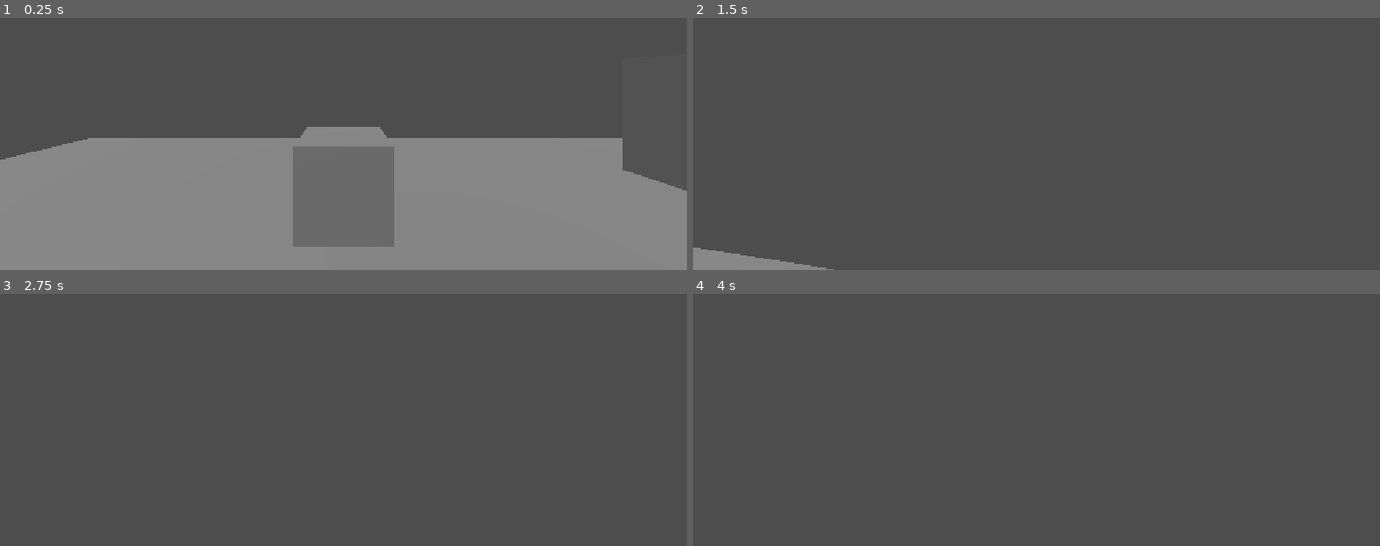
Above: before the commit, frames 1-4 (two rows, left to right).
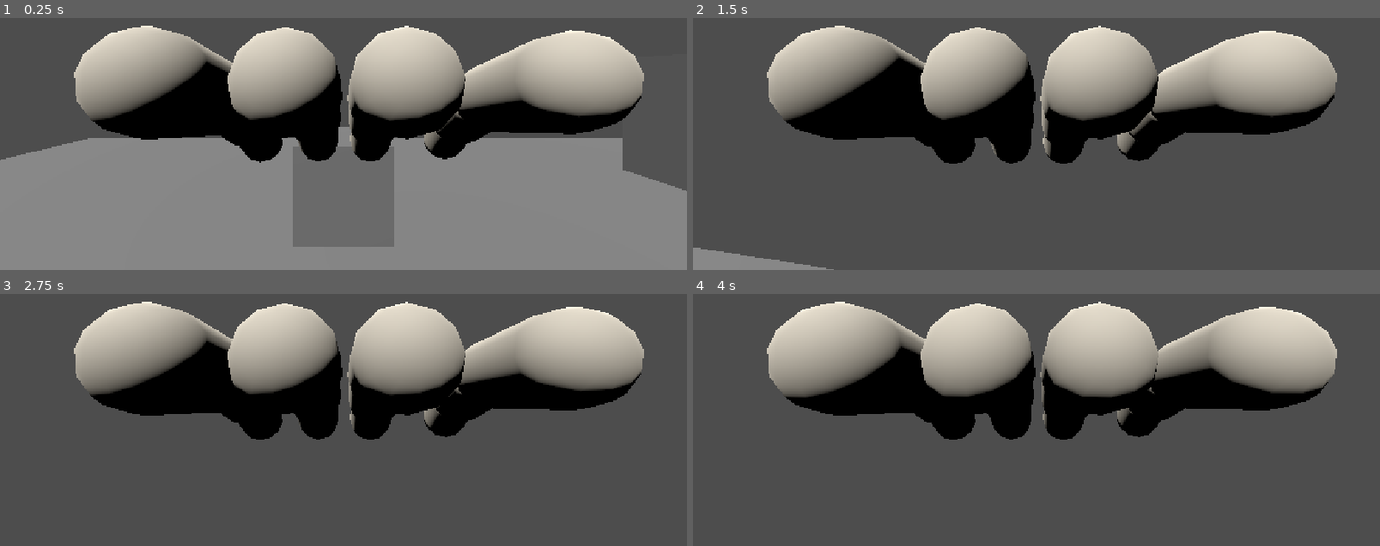
Above: after the commit, the same moments.

Repository: greedisfaust/fowl-play-project
Game: Godot game, scene res://arena/test_arena.tscn
The game is run twice, just before and just after one commit, with the same random seed, the same clock (stepped at 60 frames per second) and the same inputs.
Inputs (mouse positions are in pixels of both pictures, inside the frame that each line leads up to):
- Up to frame 1 (0.25 s): no input
- Up to frame 2 (1.5 s): tap Enter at 0.5 s; move the mouse to (1070, 75) at 0.52 s; hold E (interact) 0.53-1.28 s; hold W (move_forward) from 0.53 s (still down); tap Space (jump) at 0.77 s; move the mouse to (1002, 78) at 1.27 s; click (1002, 78) at 1.35 s
- Up to frame 3 (2.75 s): keep holding W (move_forward); tap Space (jump) at 1.52, 2 s; move the mouse to (357, 346) at 2.02 s; hold Q (punch) from 2.03 s (still down)
- Up to frame 4 (4 s): keep holding W (move_forward); tap Enter at 2.75 s; move the mouse to (1029, 359) at 2.77 s; release Q (punch) at 2.78 s; tap E (interact) at 2.85 s; tap Space (jump) at 3.02, 3.5, 3.77 s; move the mouse to (1084, 357) at 3.52 s; press the mouse at (1084, 357) at 3.53 s

The runs differ from the first frame. In frame 1, 30% of the frame differs, in the area x 10-94%, y 3-58%; in frame 2, 30%; in frame 3, 30%; in frame 4, 30%.

Commit message:
feat: add first-person hand viewmodel instances
not moddeled yet, just node instances

Diff:
--- a/fowl-play/player/player.tscn
+++ b/fowl-play/player/player.tscn
@@ -3,6 +3,7 @@
 [ext_resource type="Script" uid="uid://djeisjdkdfl3t" path="res://player/player.gd" id="1_oul6g"]
 [ext_resource type="Script" uid="uid://j6ue4b8hbpys" path="res://player/focus.gd" id="2_rkbax"]
 [ext_resource type="PackedScene" uid="uid://bvhjtats68aqm" path="res://ragdoll/player_rig.tscn" id="3_g1dw6"]
+[ext_resource type="PackedScene" uid="uid://d2b5kkylkuxn2" path="res://hands/hand.tscn" id="3_g6k8r"]
 [ext_resource type="Script" uid="uid://mes0wg5fca0j" path="res://player/carrier.gd" id="4_yw30f"]
 [ext_resource type="Script" uid="uid://dd5c04repreo1" path="res://interaction/interactable.gd" id="5_qjkh3"]
 
@@ -41,6 +42,12 @@
 
 [node name="CarryWallRay" type="RayCast3D" parent="Head/Camera3D" unique_id=2146854618]
 target_position = Vector3(0, -0.2, -1.5)
+
+[node name="ViewmodelHands" type="Node3D" parent="Head/Camera3D" unique_id=381231923]
+
+[node name="LeftHand" parent="Head/Camera3D/ViewmodelHands" unique_id=1049811483 instance=ExtResource("3_g6k8r")]
+
+[node name="RightHand" parent="Head/Camera3D/ViewmodelHands" unique_id=1368451350 instance=ExtResource("3_g6k8r")]
 
 [node name="Rig" parent="." unique_id=695809982 instance=ExtResource("3_g1dw6")]
 
--- a/fowl-play/ragdoll/player_ragdoll_test.tscn
+++ b/fowl-play/ragdoll/player_ragdoll_test.tscn
@@ -425,7 +425,7 @@
 mass = 5.0
 bone_name = "Chest"
 joint_constraints/swing_span = 24.999996
-joint_constraints/twist_span = 19.999996
+joint_constraints/twist_span = 19.999994
 joint_constraints/bias = 0.3
 joint_constraints/softness = 0.8
 joint_constraints/relaxation = 1.0
@@ -442,7 +442,7 @@
 mass = 2.0
 bone_name = "Head"
 joint_constraints/swing_span = 45.0
-joint_constraints/twist_span = 39.999992
+joint_constraints/twist_span = 39.99999
 joint_constraints/bias = 0.3
 joint_constraints/softness = 0.8
 joint_constraints/relaxation = 1.0
@@ -458,7 +458,7 @@
 body_offset = Transform3D(4.3213373e-07, -7.4505806e-07, -1, -2.9802322e-07, 1, -7.450582e-07, 1, 2.9802354e-07, 4.321335e-07, 0.14000945, 2.3841858e-05, -1.9073486e-06)
 bone_name = "UpperArm_L"
 joint_constraints/swing_span = 99.999985
-joint_constraints/twist_span = 39.999992
+joint_constraints/twist_span = 39.99999
 joint_constraints/bias = 0.3
 joint_constraints/softness = 0.8
 joint_constraints/relaxation = 1.0
@@ -492,7 +492,7 @@
 body_offset = Transform3D(-4.3213373e-07, -7.4505806e-07, 1, 2.9802322e-07, 1, 7.450582e-07, -1, 2.9802354e-07, -4.321335e-07, -0.13998608, 2.2888184e-05, -1.847744e-05)
 bone_name = "UpperArm_R"
 joint_constraints/swing_span = 99.999985
-joint_constraints/twist_span = 39.999992
+joint_constraints/twist_span = 39.99999
 joint_constraints/bias = 0.3
 joint_constraints/softness = 0.8
 joint_constraints/relaxation = 1.0
@@ -526,7 +526,7 @@
 body_offset = Transform3D(1, 0.00023424173, -0.00014722609, 0.00013569133, 0.048503283, 0.99882305, 0.00024110697, -0.99882305, 0.04850325, 3.375858e-05, -0.21003509, -0.010004222)
 mass = 2.0
 bone_name = "Thigh_L"
-joint_constraints/swing_span = 79.999985
+joint_constraints/swing_span = 79.99998
 joint_constraints/twist_span = 30.0
 joint_constraints/bias = 0.3
 joint_constraints/softness = 0.8
@@ -561,7 +561,7 @@
 body_offset = Transform3D(1, 0.00023424173, -0.00014722609, 0.00013569133, 0.048503283, 0.99882305, 0.00024110697, -0.99882305, 0.04850325, 5.3420663e-06, -0.21002412, -0.010008395)
 mass = 2.0
 bone_name = "Thigh_R"
-joint_constraints/swing_span = 79.999985
+joint_constraints/swing_span = 79.99998
 joint_constraints/twist_span = 30.0
 joint_constraints/bias = 0.3
 joint_constraints/softness = 0.8
